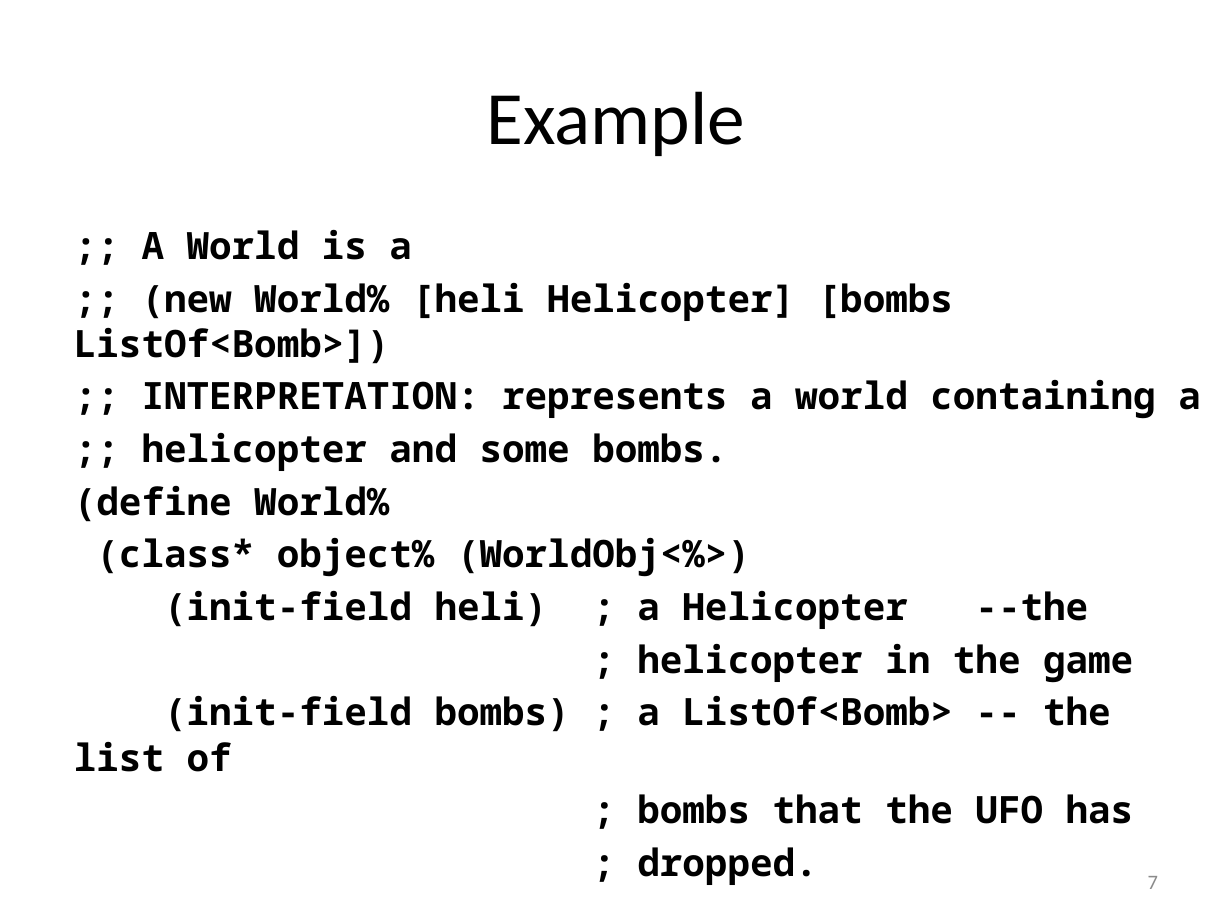
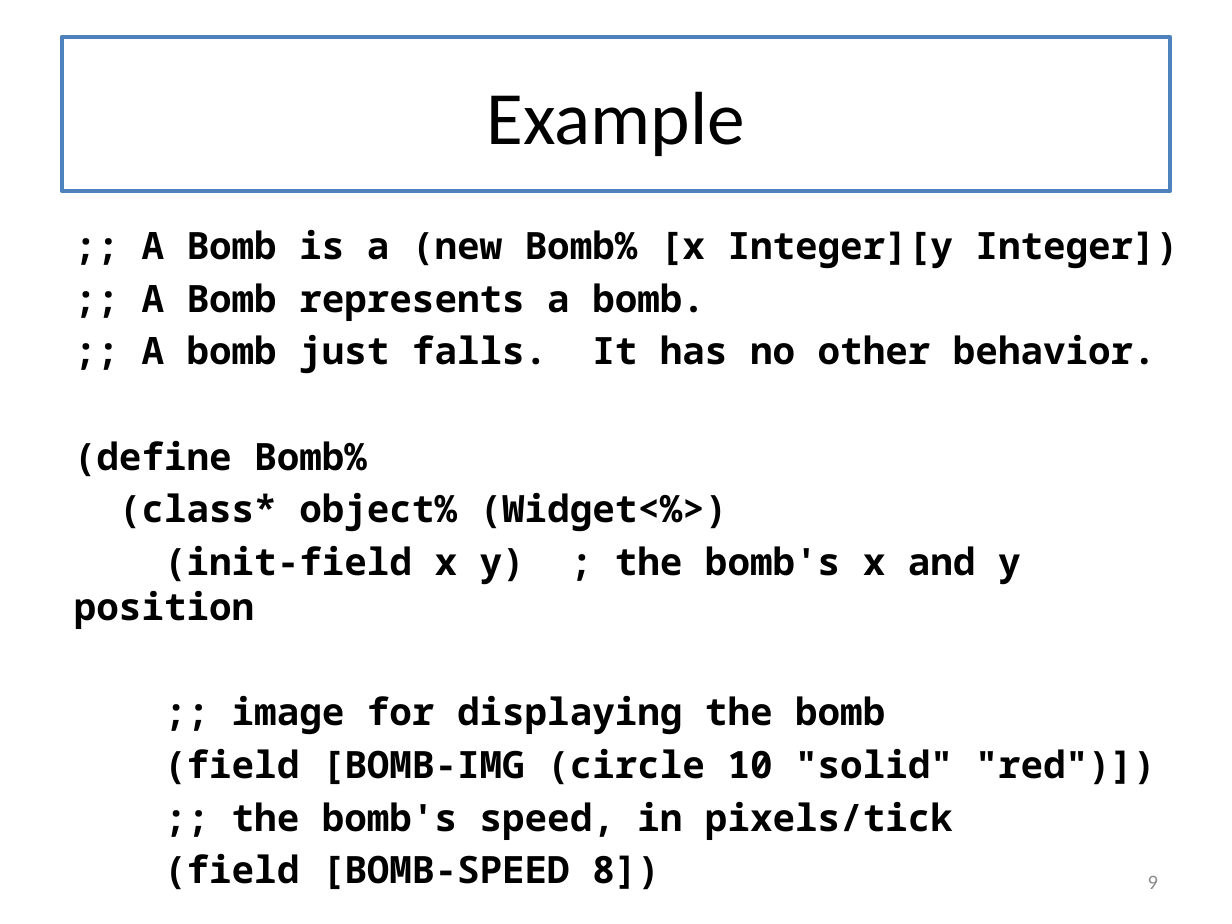
Before and after one commit to mwand/cs5010f16, a slide deck: slide 9 of Slides/Lesson 9.5 The Design Recipe Using Classes.pptx (slide 7 before the commit). Drawn at 1232x924 pixels with LibreOffice and Linux fonts; fonts in the diff are those of the drawing. Boxes give left, top, right and bottom in pixels: in the first picture for what was removed or moved away, otherwise in the second. Text is boxed around its words. In the diff, an @@ line names an element or a change of style, - is before the commit and + after.

Commit message:
fixed typo in gp08-3, updating slides for Modules 8-9

```diff
--- a/Slides/Lesson 9.5 The Design Recipe Using Classes.pptx
+++ b/Slides/Lesson 9.5 The Design Recipe Using Classes.pptx
@@ title "Example": place and size @@
-title "Example" at <box>487,91,745,156</box>
+title "Example" at <box>62,37,1170,191</box>
@@ title "Example" at <box>62,37,1170,191</box>: fill none to #FFFFFF; outline none to #4F81BD 2.25 pt @@
@@ text at <box>74,230,1178,840</box>: text changed @@
-;; A World is a
-;; (new World% [heli Helicopter] [bombs ListOf<Bomb>])
-;; INTERPRETATION: represents a world containing a
-;; helicopter and some bombs.
-(define World%
-(class* object% (WorldObj<%>)
-(init-field heli) ; a Helicopter --the
-; helicopter in the game
-(init-field bombs) ; a ListOf<Bomb> -- the list of
-; bombs that the UFO has
-; dropped.
+;; A Bomb is a (new Bomb% [x Integer][y Integer])
+;; A Bomb represents a bomb.
+;; A bomb just falls. It has no other behavior.
+(define Bomb%
+(class* object% (Widget<%>)
+(init-field x y) ; the bomb's x and y position
+;; image for displaying the bomb
+(field [BOMB-IMG (circle 10 "solid" "red")])
+;; the bomb's speed, in pixels/tick
+(field [BOMB-SPEED 8])
@@ page number at <box>1148,876,1158,889</box>: text changed @@
-7
+9
```
Also in this commit, not shown: 20 other slides changed, 5 slides added, 6 slides removed, 10 other files.
